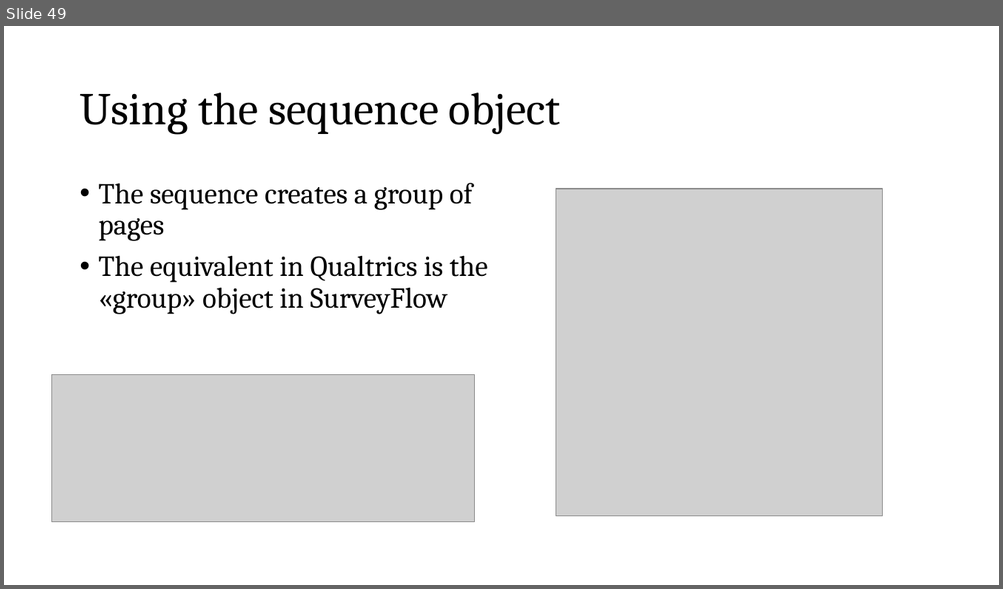
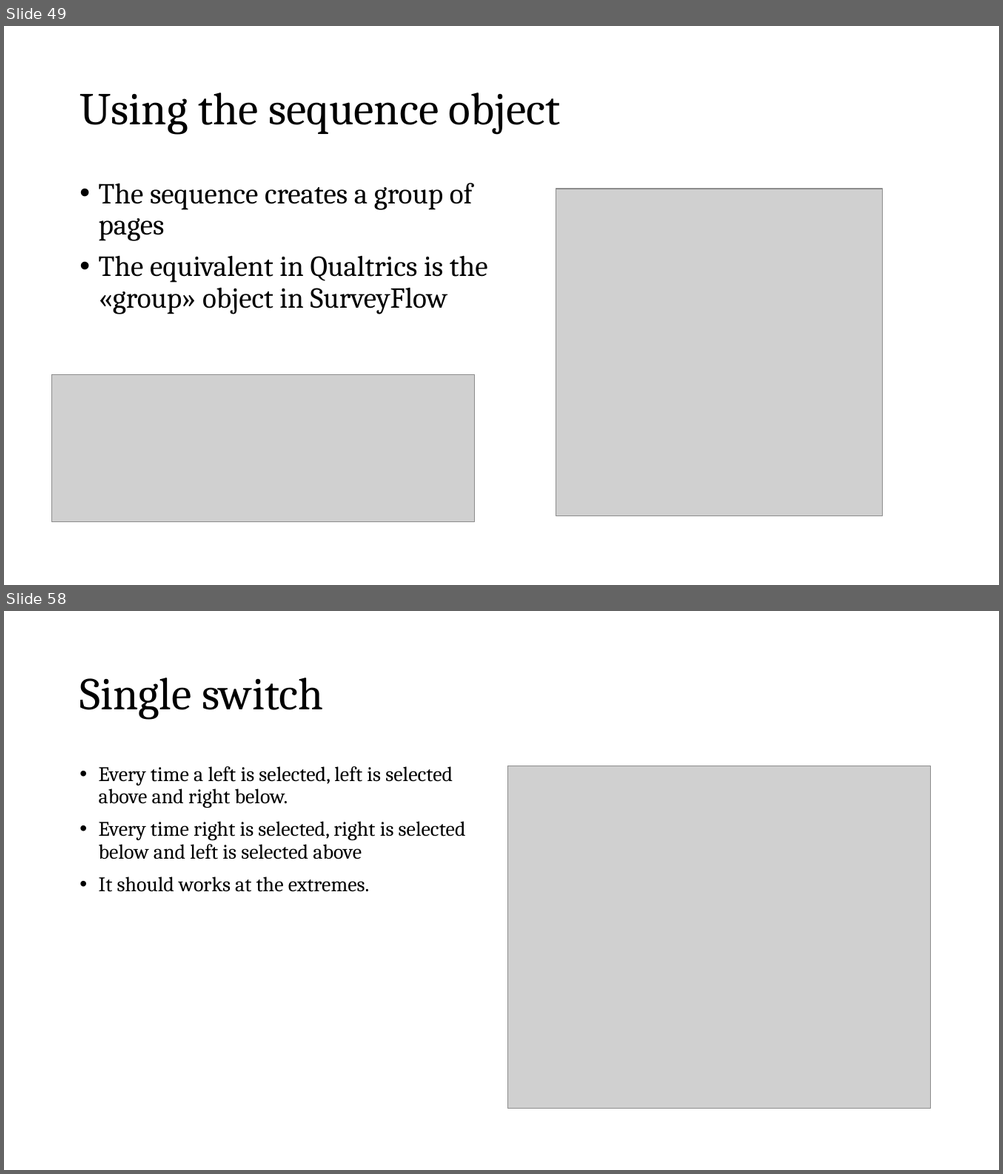
Before and after one commit to fbogliacino/labjsCourse, a slide deck: slides/Slides Labjs.pptx. Shown one above the other, each under a label of ours: slide 49 before the commit, slides 49 and 58 after it; the slides between them are not shown. The pictures are 1003x589 and 1003x1174 pixels, drawn with LibreOffice and Linux fonts; fonts in the diff are those of the drawing; grey boxes stand for pictures. Boxes give left, top, right and bottom in pixels: in the first picture for what was removed or moved away, otherwise in the second. Text is boxed around its words. In the diff, an @@ line names an element or a change of style, - is before the commit and + after.

```diff
--- a/slides/Slides Labjs.pptx
+++ b/slides/Slides Labjs.pptx
@@ slide 58 added at [4, 611, 999, 1170], background #FFFFFF @@
@@ title added at [79, 678, 324, 720], 44 pt, text #000000 @@
+Single switch
@@ text added at [99, 766, 466, 892], 20 pt, text #000000 @@
+• Every time a left is selected, left is selected above and right below.
+• Every time right is selected, right is selected below and left is selected above
+• It should works at the extremes.
@@ picture added at [508, 766, 930, 1110] @@
```
Also in this commit, not shown: 1 slide changed, 15 other slides added, 1 slide removed, 1 other file.
